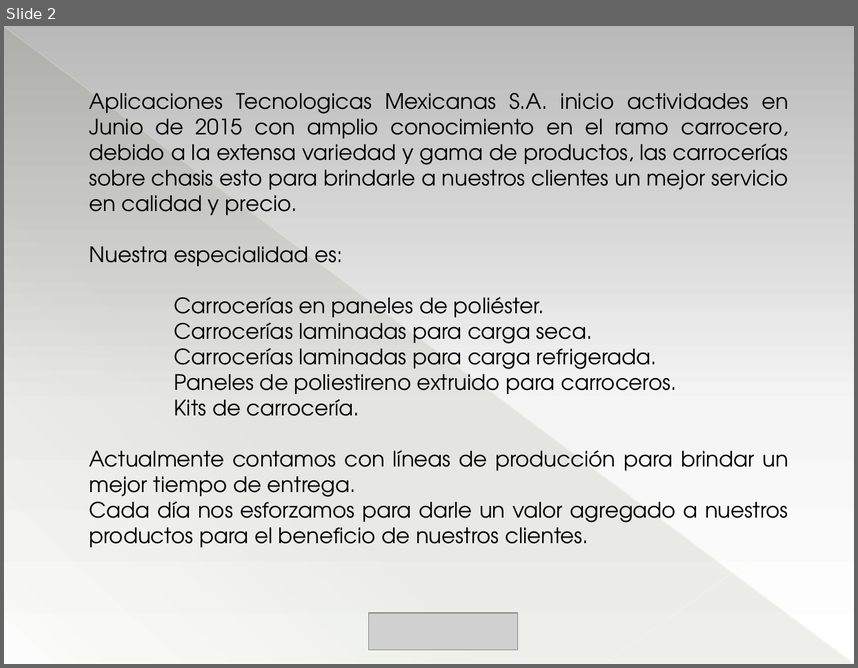
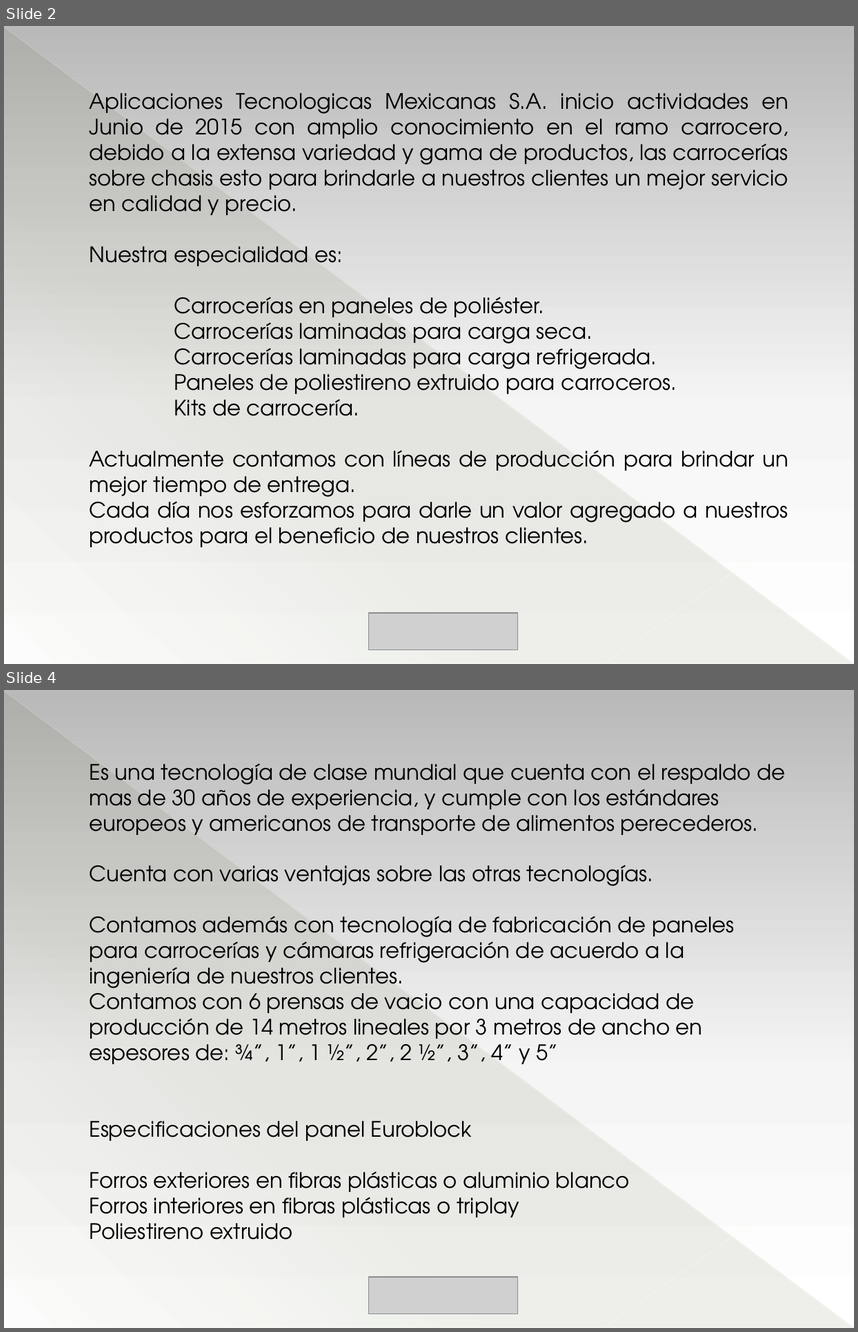
Before and after one commit to aptemex/visuales, a slide deck: Presentacion/PresentacionAptemex.pptm. Shown one above the other, each under a label of ours: slide 2 before the commit, slides 2 and 4 after it; the slides between them are not shown. The pictures are 858x668 and 858x1332 pixels, drawn with LibreOffice and Linux fonts; fonts in the diff are those of the drawing; grey boxes stand for pictures. Boxes give left, top, right and bottom in pixels: in the first picture for what was removed or moved away, otherwise in the second. Text is boxed around its words. In the diff, an @@ line names an element or a change of style, - is before the commit and + after.

```diff
--- a/Presentacion/PresentacionAptemex.pptm
+++ b/Presentacion/PresentacionAptemex.pptm
@@ slide 4 added at bbox=[4, 690, 854, 1328], background gradient #B9B9B9 to #F6F6F6 to #FFFFFF; not listed: 3 template elements that a slide beside it also shows @@
@@ text added at bbox=[90, 763, 785, 1239], 18 pt, text #000000 @@
+Es una tecnología de clase mundial que cuenta con el respaldo de mas de 30 años de experiencia, y cumple con los estándares europeos y americanos de transporte de alimentos perecederos.
+Cuenta con varias ventajas sobre las otras tecnologías.
+Contamos además con tecnología de fabricación de paneles para carrocerías y cámaras refrigeración de acuerdo a la ingeniería de nuestros clientes.
+Contamos con 6 prensas de vacio con una capacidad de producción de 14 metros lineales por 3 metros de ancho en espesores de: ¾”, 1”, 1 ½”, 2”, 2 ½”, 3”, 4” y 5”
+Especificaciones del panel Euroblock
+Forros exteriores en fibras plásticas o aluminio blanco
+Forros interiores en fibras plásticas o triplay
+Poliestireno extruido
@@ picture added at bbox=[369, 1276, 517, 1313] @@
```
Also in this commit, not shown: 1 slide changed, 16 other slides added, 6 slides removed, 2 other files.
